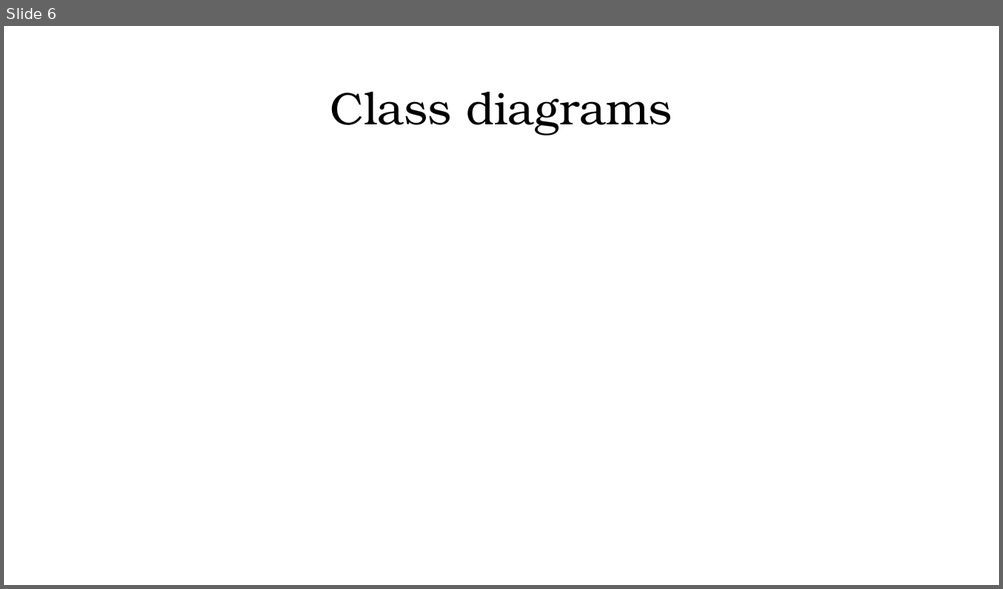
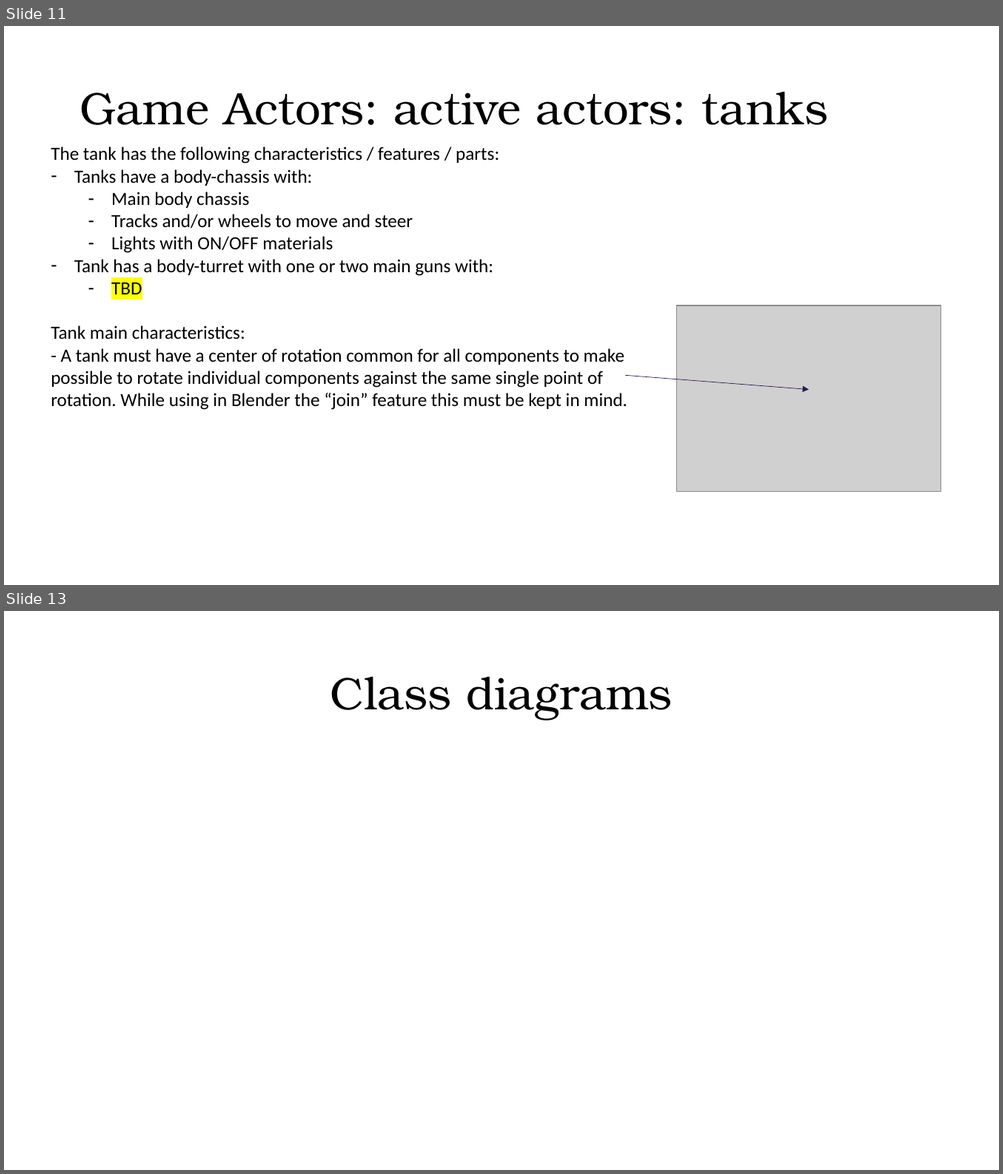
Before and after one commit to george2209/PlanesAndShips, a slide deck: PlanesAndShips/docs/ProjectDocumentation.pptx. Shown one above the other, each under a label of ours: slide 6 before the commit, slides 11 and 13 after it; the slides between them are not shown. The pictures are 1003x589 and 1003x1174 pixels, drawn with LibreOffice and Linux fonts; fonts in the diff are those of the drawing; grey boxes stand for pictures. Boxes give left, top, right and bottom in pixels: in the first picture for what was removed or moved away, otherwise in the second. Text is boxed around its words. In the diff, an @@ line names an element or a change of style, - is before the commit and + after.

Commit message:
adding the blender files and updating the documentation

```diff
--- a/PlanesAndShips/docs/ProjectDocumentation.pptx
+++ b/PlanesAndShips/docs/ProjectDocumentation.pptx
@@ slide 11 added at box(4, 26, 999, 585), background #FFFFFF @@
@@ title added at box(79, 92, 828, 125), 44 pt, text #000000 @@
+Game Actors: active actors: tanks
@@ text added at box(51, 147, 627, 410), 18 pt, text #000000 @@
+The tank has the following characteristics / features / parts:
+– Tanks have a body-chassis with:
+  – Main body chassis
+  – Tracks and/or wheels to move and steer
+  – Lights with ON/OFF materials
+– Tank has a body-turret with one or two main guns with:
+  – TBD
+Tank main characteristics:
+- A tank must have a center of rotation common for all components to make possible to rotate individual components against the same single point of rotation. While using in Blender the “join” feature this must be kept in mind.
@@ picture added at box(677, 306, 941, 492) @@
@@ arrow added from (625, 376) to (808, 390), #2D184F 0.5 pt @@
@@ what was slide 6 is now slide 13 @@
```
Also in this commit, not shown: 2 slides changed, 7 other slides added, 5 other files.
